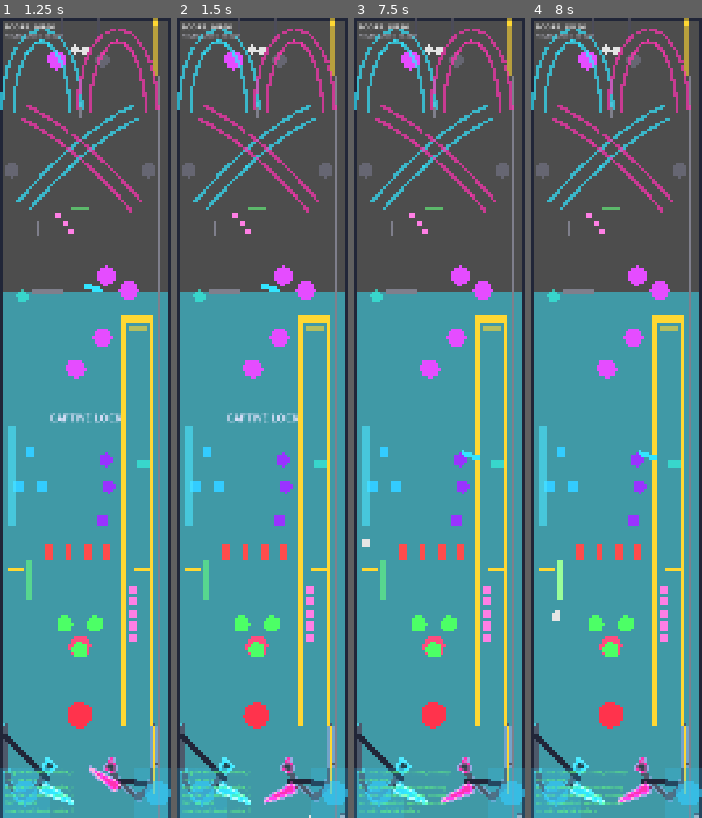
Above: before the commit, frames 1-4 (left to right).
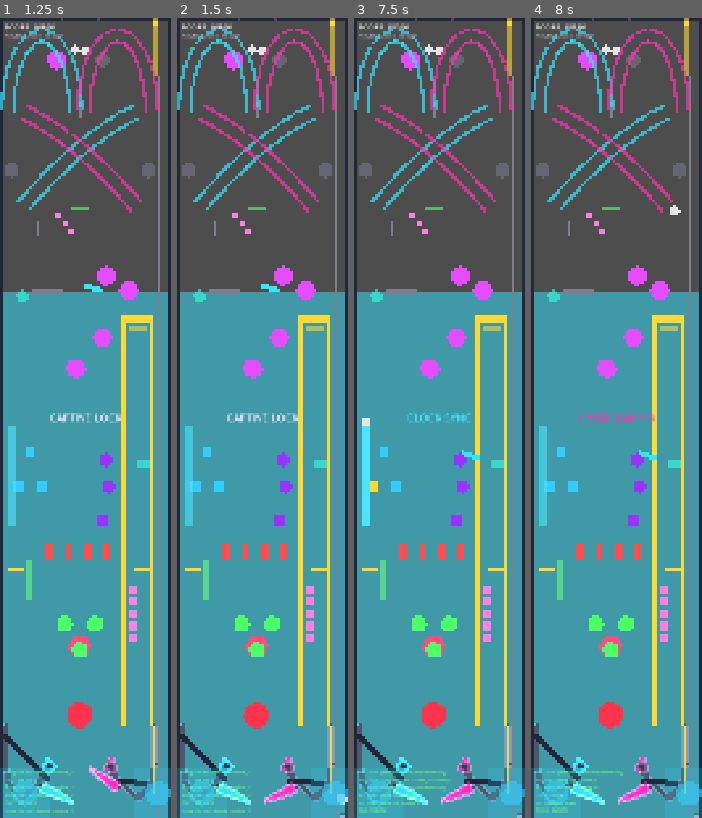
Above: after the commit, the same moments.

Repository: nobody174/pinball-adventure
Game: Godot game, scene res://tables/the_glitch/the_glitch.tscn
The game is run twice, just before and just after one commit, with the same random seed, the same clock (stepped at 60 frames per second) and the same inputs. This scene is started directly instead of the project's main scene.
Inputs (mouse positions are in pixels of both pictures, inside the frame that each line leads up to):
- Up to frame 1 (1.25 s): tap Enter at 0.5 s; move the mouse to (76, 578) at 0.52 s; hold Right (flip_right) from 0.53 s (still down); hold Up (launch_ball) from 0.53 s (still down); click (76, 578) at 0.67 s
- Up to frame 2 (1.5 s): release Right (flip_right) at 1.25 s; release Up (launch_ball) at 1.25 s; tap Space (nudge) at 1.25 s; drag from (313, 538) to (257, 650) at 1.27 s
- Up to frame 3 (7.5 s): tap Enter at 2 s; move the mouse to (388, 298) at 2.02 s; hold Left (flip_left) 2.03-2.75 s; hold Shift 2.03-2.75 s; drag from (448, 418) to (384, 450) at 2.77 s; move the mouse to (413, 218) at 3.52 s; hold Left (flip_left) 3.53-4.25 s; tap Ctrl at 3.6 s; drag from (477, 378) to (372, 490) at 4.27 s; move the mouse to (405, 458) at 5.02 s; hold Right (flip_right) 5.03-5.75 s; tap 2 at 5.1 s; click (405, 458) at 5.17 s; drag from (456, 242) to (395, 490) at 5.77 s; move the mouse to (430, 578) at 6.52 s; hold Right (flip_right) 6.53-7.25 s; hold Up (launch_ball) 6.53-7.25 s; drag from (490, 538) to (434, 714) at 7.27 s
- Up to frame 4 (8 s): no input

Frame 1 is identical in both runs. In frame 2, less than 0.1% of the frame differs, in the area x 77-100%, y 97-100%; in frame 3, 1.4%, in the area x 2-68%, y 1-100%; in frame 4, 1.2%.

Commit message:
fix(ball): plunger impulse was an order of magnitude too weak
Cowork found and diagnosed correctly: launch_impulse_max=950 was left
over from before the multiple 750px table-height extensions this
session, never retuned. Result: the plunger could not get the ball
out of the shooter lane under any charge duration, making the entire
new TopZone unreachable through normal play.

Didn't just bump the constant and hope -- calibrated it empirically
against the actual physics (checked real project settings first:
gravity=980, and a real 0.1 default linear_damp that a naive
frictionless kinematic estimate would have missed entirely, which is
exactly why a hand-derived "fix" would likely have been wrong again).
Used a headless probe firing a range of impulses at the real ball.gd
setup and measuring actual peak height reached: 2000 fell short of
the 1900-unit climb needed, 2200 cleared it, 2500+ cleared with real
margin. Set launch_impulse_max = 2600 for headroom against additional
losses from real gameplay (wall contact, imperfect centering) that an
idealized straight-up flight test doesn't capture.

Verified via full-scene simulation (not just an isolated ball) that
this reliably reaches the top of the lane without the ball tunneling
out of the table -- confirmed separately that tunneling only becomes
possible at ~4000+ impulse, safely above the new max, so not
reachable through normal charge-and-release play.

Flagging honestly rather than overclaiming: getting the ball to the
top of the lane is now fixed and verified, but I found a second,
separate problem while testing this -- even after reaching the top,
the ball currently settles in a corner right at the lane/playfield
boundary instead of rolling cleanly into TopZone. Tried two deflector
geometries to fix that; neither worked reliably (one was too steep to
meaningfully redirect a near-exhausted ball, the other caused the
tunneling-through-the-topwall issue at high impulse), so I removed
the deflector rather than ship something unreliable. This second
issue needs a proper curved multi-segment merge (the same technique
already proven for the orbit loops) built with visual iteration, not
more blind headless numeric guessing -- that's the next step, not
something this commit claims to have solved.

91/91 tests passing.

Diff:
--- a/core/physics/ball.gd
+++ b/core/physics/ball.gd
@@ -16,7 +16,7 @@
 @export var nudge_impulse: float = 400.0
 @export var nudge_cooldown_seconds: float = 0.4
 @export var launch_impulse_min: float = 250.0
-@export var launch_impulse_max: float = 950.0
+@export var launch_impulse_max: float = 2600.0
 @export var launch_charge_duration_seconds: float = 0.8
 
 signal launch_charge_changed(charge_ratio: float)
